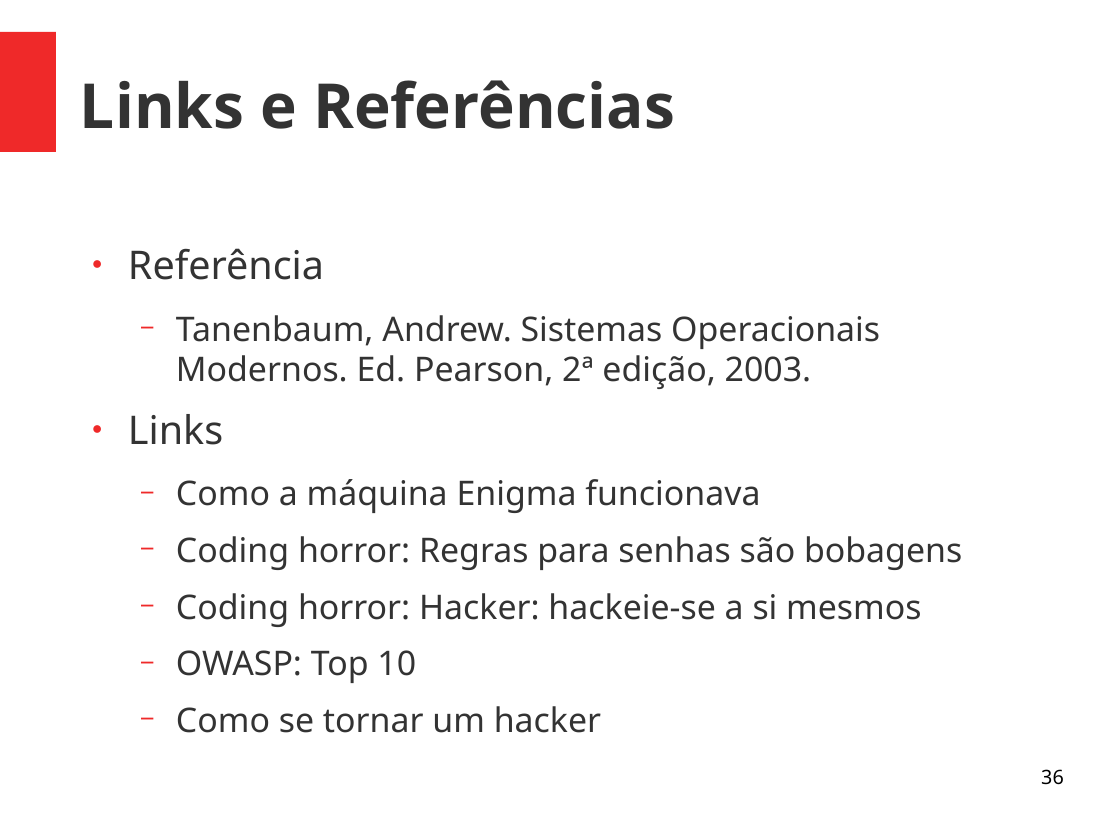
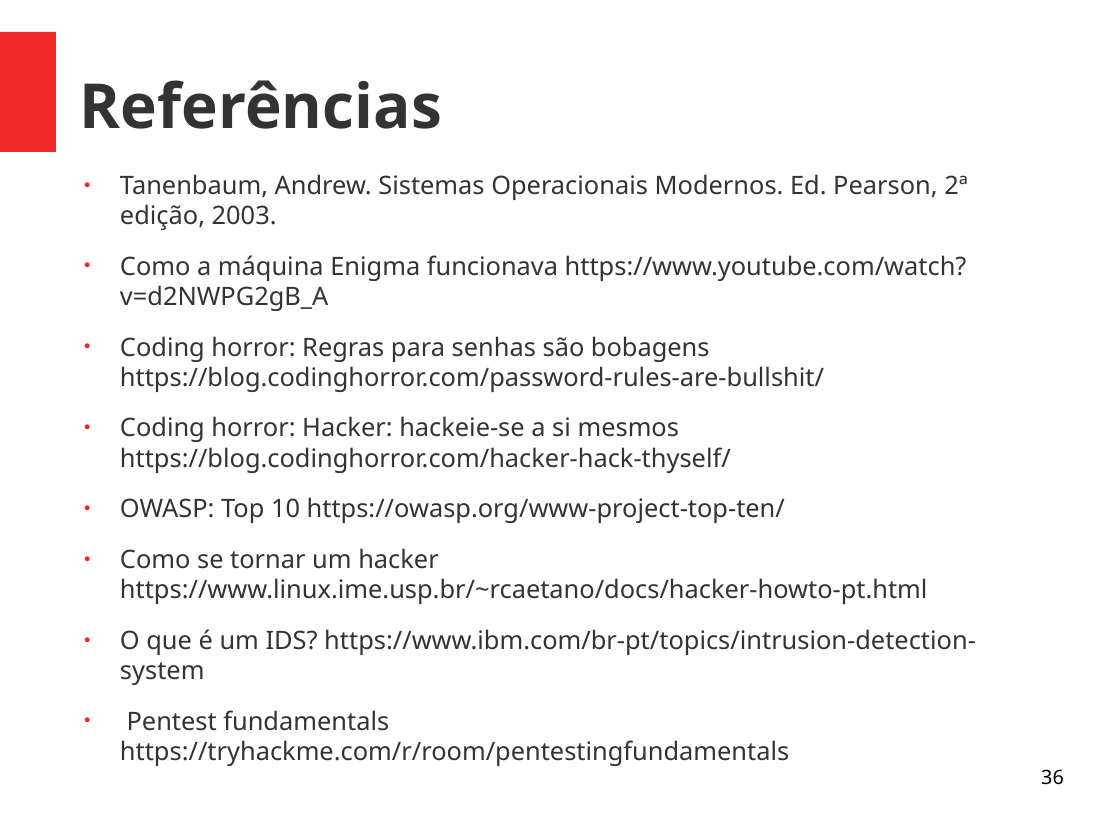
Before and after one commit to viniciusalveshax/aulas, a slide deck: slide 36 of adm-seg-redes/03-introdução-segurança-informação/pdf03-introdução-segurança-informação.odp. Drawn at 1120x840 pixels with LibreOffice and Linux fonts; fonts in the diff are those of the drawing. Boxes give left, top, right and bottom in pixels: in the first picture for what was removed or moved away, otherwise in the second. Text is boxed around its words. In the diff, an @@ line names an element or a change of style, - is before the commit and + after.

```diff
--- a/adm-seg-redes/03-introdução-segurança-informação/pdf03-introdução-segurança-informação.odp
+++ b/adm-seg-redes/03-introdução-segurança-informação/pdf03-introdução-segurança-informação.odp
@@ title at [80, 80, 442, 129]: text changed @@
-Links e Referências
+Referências
@@ text "Tanenbaum, Andrew. Sistemas Operacionais Modernos. ...": place and size @@
-text "Tanenbaum, Andrew. Sistemas Operacionais Modernos. ..." at [128, 248, 962, 733]
+text "Tanenbaum, Andrew. Sistemas Operacionais Modernos. ..." at [120, 174, 976, 655]
@@ text at [120, 174, 968, 230]: size 24 to 18 pt in "Tanenbaum, Andrew. Sistemas Operacionais Modernos. Ed. Pears ..."; bullet − to ●; list level 2 to 1 in "Tanenbaum, Andrew. Sistemas Operacionais Modernos. ..." @@
@@ text at [120, 255, 976, 655]: text changed; size 24 to 18 pt @@
-● Links
-  − Como a máquina Enigma funcionava
-  − Coding horror: Regras para senhas são bobagens
-  − Coding horror: Hacker: hackeie-se a si mesmos
-  − OWASP: Top 10
-  − Como se tornar um hacker
+● Como a máquina Enigma funcionava https://www.youtube.com/watch?v=d2NWPG2gB_A
+● Coding horror: Regras para senhas são bobagens https://blog.codinghorror.com/password-rules-are-bullshit/
+● Coding horror: Hacker: hackeie-se a si mesmos https://blog.codinghorror.com/hacker-hack-thyself/
+● OWASP: Top 10 https://owasp.org/www-project-top-ten/
+● Como se tornar um hacker https://www.linux.ime.usp.br/~rcaetano/docs/hacker-howto-pt.html
+● O que é um IDS? https://www.ibm.com/br-pt/topics/intrusion-detection-system
+● Pentest fundamentals https://tryhackme.com/r/room/pentestingfundamentals
@@ text at [128, 248, 324, 280]: paragraph removed @@
-● Referência
```
Also in this commit, not shown: 2 other slides changed.
